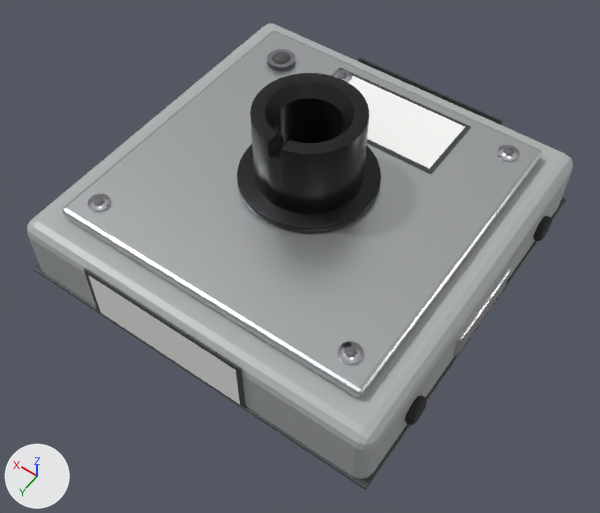
Renders of the glTF model public/models/mover.glb from each side of a commit.
The view is the same before and after, from a 50 mm camera at (-0.096, 0.1389, 0.2075) aimed at (-0.0078, 0.0154, 0.0134). The lights are fixed; the arrows at lower left show +X, +Y and +Z. The first picture is the older version. Where no turn or scale is listed for an object, it has been applied to the vertices.

In view in the first picture: 'fixture_flange', 'label_side_b', 'label_top', 'mover_base', 'mover_fixture', 'mover_groove', 'mover_stop_plate', 'mover_top', 'plate_frame', 'plate_frame.001', 'plate_frame.002', 'socket_head' and 4 more.
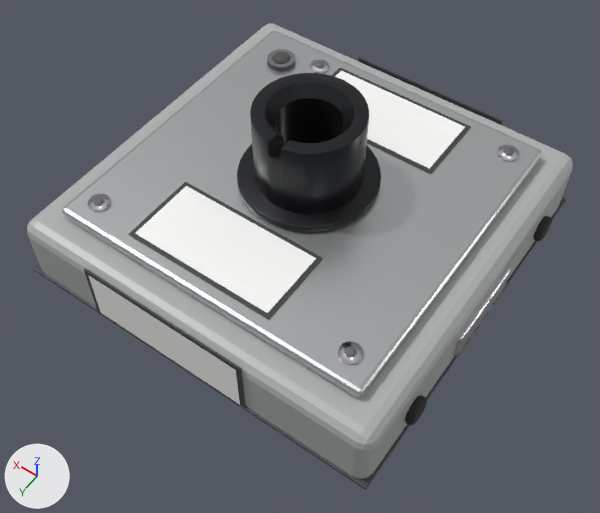
Where the change shows, as pixel boxes [x1, y1, x2, y2] in the pictures (600 x 513 px):
'label_top_b', added
    after: [135, 186, 316, 313]
'plate_frame.003', added
    after: [128, 182, 323, 320]

The change, as a list of edits to the scene's bpy script:
```text
Add me_cube_016:
    me_cube_016.from_pydata(...)  # a box spanning x -0.0204..0.0284, y 0.0222..0.0467, z 0.0289..0.0293
    me_cube_016.materials.append(mat_moverdark)  # dark grey #3c4041
Add me_plane_001_1:
    me_plane_001_1.from_pydata([(0.027, 0.0455, 0.0294), (-0.019, 0.0455, 0.0294), (0.027, 0.0235, 0.0294), (-0.019, 0.0235, 0.0294)], [], [(0, 1, 3), (0, 3, 2)])
    me_plane_001_1.materials.append(mat_moverlabel)  # white #fcfcf9
Add ob_plate_frame_003:
    ob_plate_frame_003 = bpy.data.objects.new('plate_frame.003', me_cube_016)
    ob_plate_frame_003.location = (0.0, 0.0, 0.0)
Add ob_label_top_b:
    ob_label_top_b = bpy.data.objects.new('label_top_b', me_plane_001_1)
    ob_label_top_b.location = (0.0, 0.0, 0.0)
```
